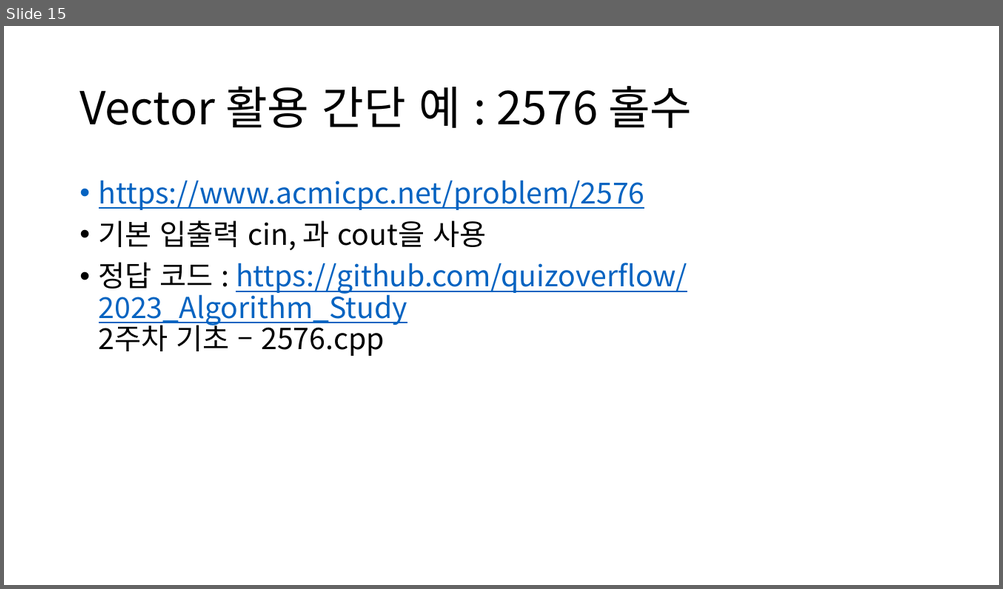
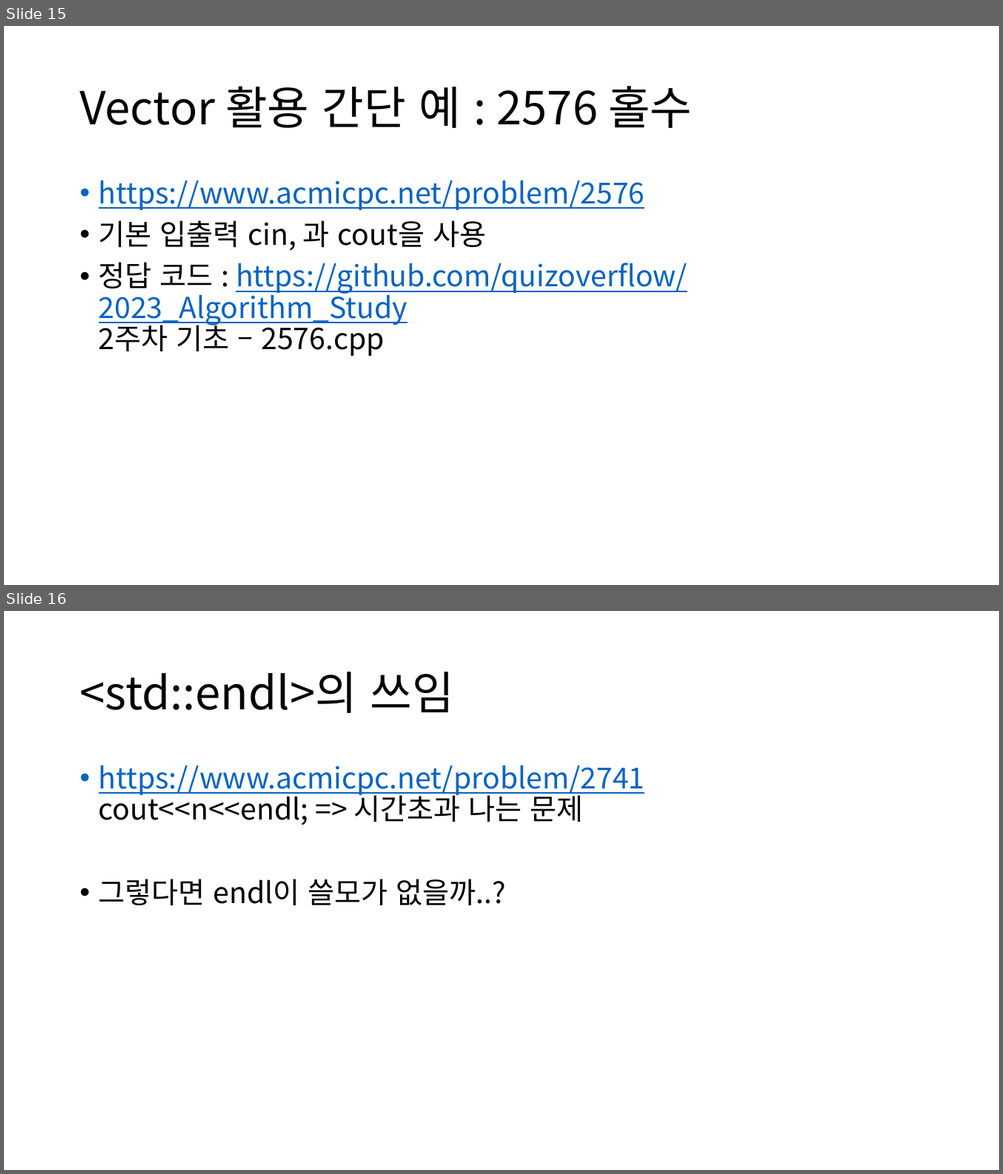
Before and after one commit to quizoverflow/2023_Algorithm_Study, a slide deck: 2주차 기초/2주차 기초.pptx. Shown one above the other, each under a label of ours: slide 15 before the commit, slides 15 and 16 after it. The pictures are 1003x589 and 1003x1174 pixels, drawn with LibreOffice and Linux fonts; fonts in the diff are those of the drawing. Boxes give left, top, right and bottom in pixels: in the first picture for what was removed or moved away, otherwise in the second. Text is boxed around its words. In the diff, an @@ line names an element or a change of style, - is before the commit and + after.

```diff
--- a/2주차 기초/2주차 기초.pptx
+++ b/2주차 기초/2주차 기초.pptx
@@ slide 16 added at [4, 611, 999, 1170], background #FFFFFF @@
@@ title added at [79, 672, 454, 713], 44 pt, text #000000 @@
+<std::endl>의 쓰임
@@ text added at [99, 765, 645, 906], 28 pt, text #000000 @@
+• https://www.acmicpc.net/problem/2741
+  cout<<n<<endl; => 시간초과 나는 문제
+• 그렇다면 endl이 쓸모가 없을까..?
```
Also in this commit, not shown: 1 other slide added.
